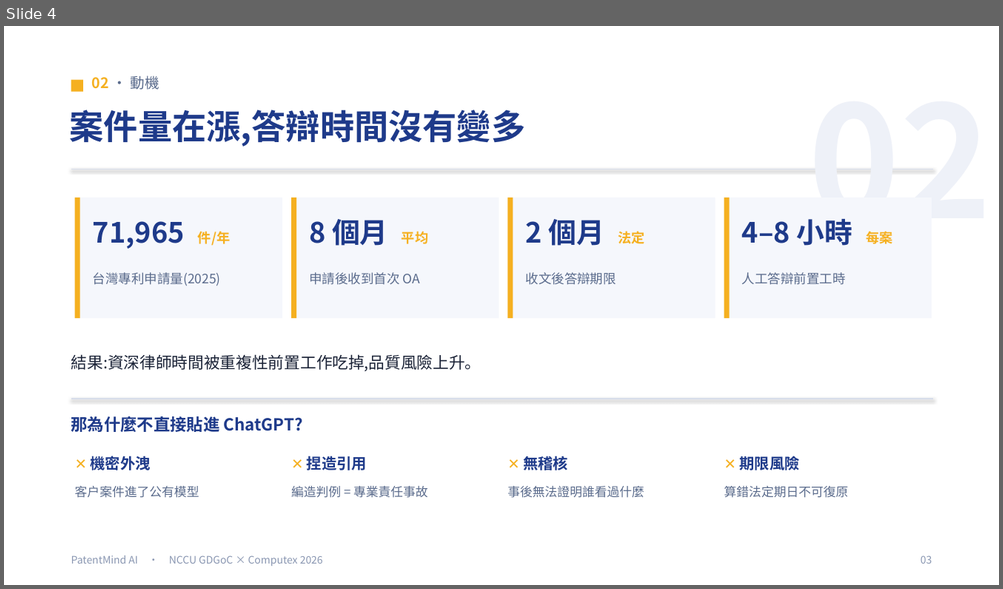
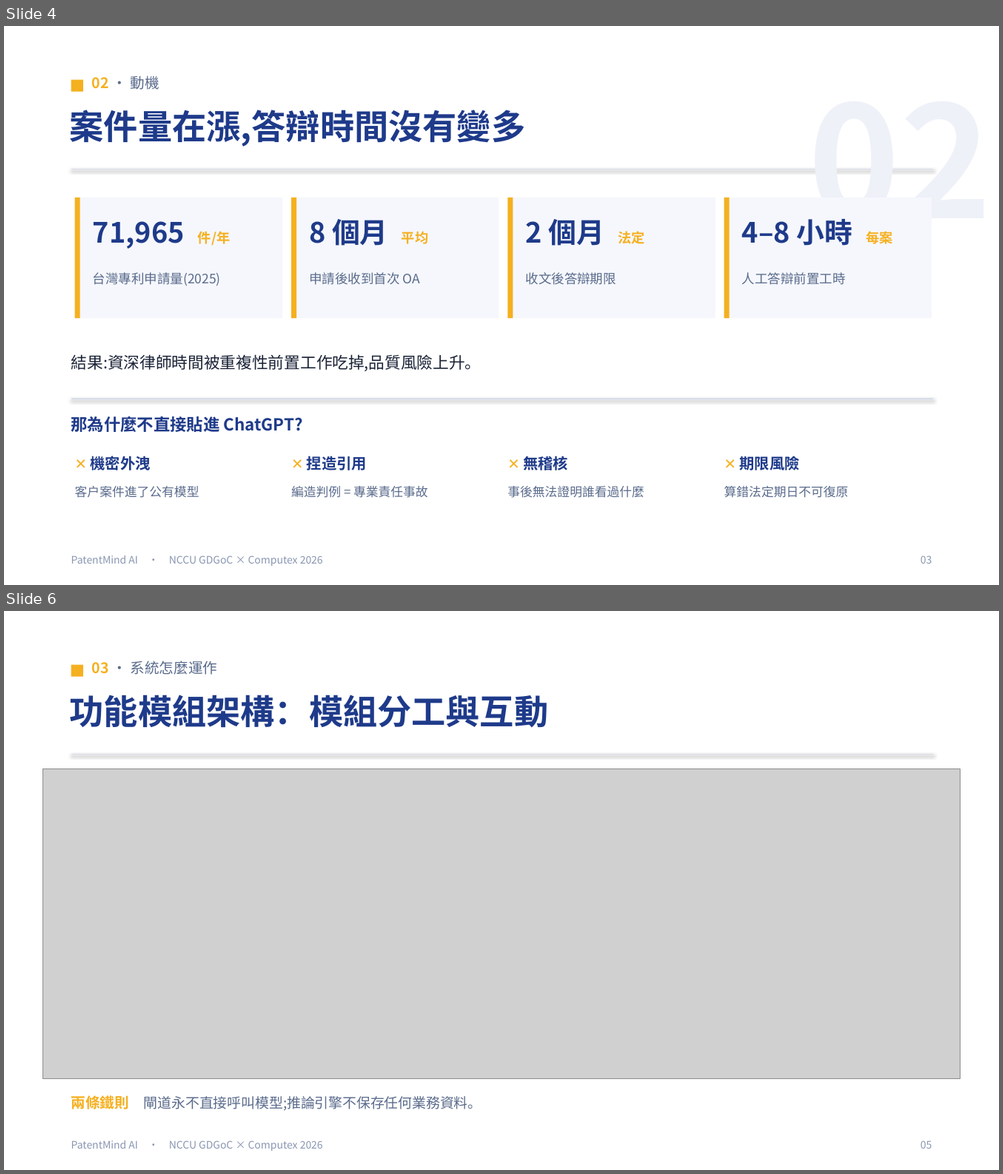
Before and after one commit to Adrian-Kao/shin-lee, a slide deck: presentation/PatentMind_簡報.pptx. Shown one above the other, each under a label of ours: slide 4 before the commit, slides 4 and 6 after it; the slides between them are not shown. The pictures are 1003x589 and 1003x1174 pixels, drawn with LibreOffice and Linux fonts; fonts in the diff are those of the drawing; grey boxes stand for pictures. Boxes give left, top, right and bottom in pixels: in the first picture for what was removed or moved away, otherwise in the second. Text is boxed around its words. In the diff, an @@ line names an element or a change of style, - is before the commit and + after.

Commit message:
deck: add 4 feedback diagrams (operation flow, module arch, data flow, AI flow)
- New make_flow_diagrams.py: 操作流程 swimlanes, 資料流 4-column map,
  AI 任務執行流程 6-step snake with degrade banner
- Section 3 restructured: 操作流程 → 功能模組架構 → 資料流 → AI 任務
  → 信任設計 (replaces the solution-cards slide; deck now 17 slides)
- architecture.png: trim 300px blank bottom (caption was pushed
  off-slide), widen canvas so Dify/Ollama cards stop clipping, fix
  CJK tofu in digiRunner sub-label (Arial → JhengHei)
- Full-width punctuation across diagram titles/captions

```diff
--- a/presentation/PatentMind_簡報.pptx
+++ b/presentation/PatentMind_簡報.pptx
@@ slide 6 added at box(4, 611, 999, 1170), background #FFFFFF @@
@@ rectangle added at box(71, 665, 83, 677), fill #F5B020 @@
@@ text added at box(92, 661, 218, 675), 14 pt, text #5A6B8C @@
+03 · 系統怎麼運作
@@ text added at box(70, 695, 549, 728), 33 pt, text #1E3A8A, bold @@
+功能模組架構：模組分工與互動
@@ elbow line added from (71, 755) to (933, 755), #D7DDEA 1.2 pt @@
@@ picture added at box(42, 769, 961, 1079) @@
@@ text added at box(71, 1096, 482, 1111), 13.5 pt, text #5A6B8C @@
+兩條鐵則 閘道永不直接呼叫模型;推論引擎不保存任何業務資料。
@@ text added at box(71, 1141, 323, 1151), 10 pt, text #8A97B2 @@
+PatentMind AI · NCCU GDGoC × Computex 2026
@@ text added at box(920, 1141, 932, 1149), 10 pt, text #8A97B2 @@
+05
```
Also in this commit, not shown: 10 slides changed, 2 other slides added, 1 slide removed, 21 other files.
